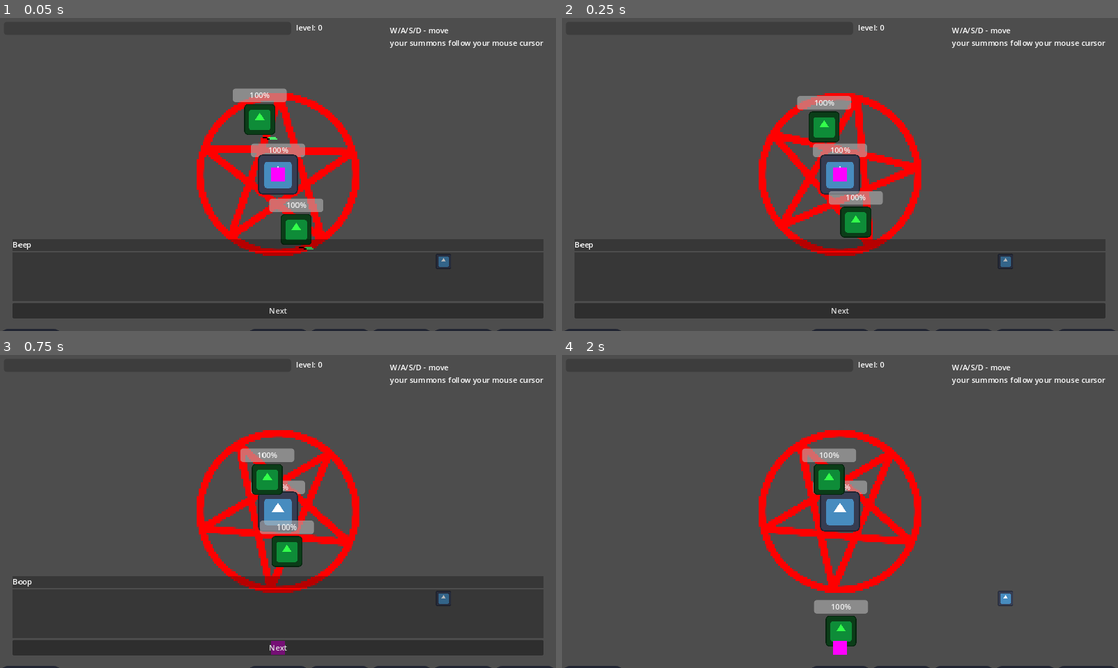
Above: before the commit, frames 1-4 (two rows, left to right).
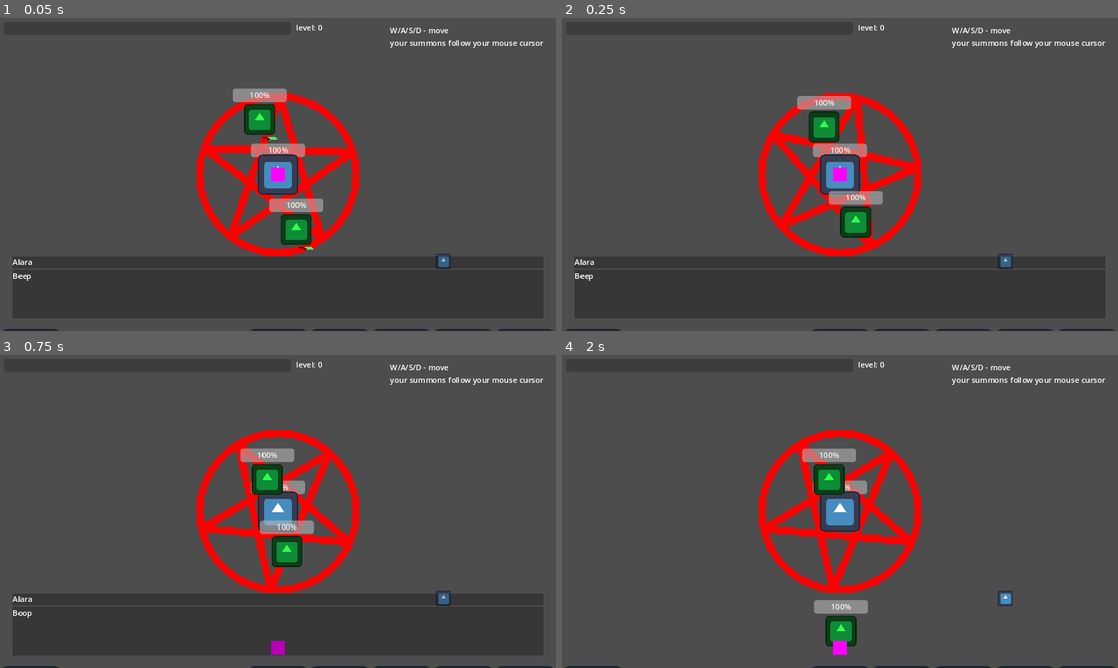
Above: after the commit, the same moments.

Repository: geekazodium/project-skeleton
Game: Godot game, scene res://scenes/game_scene.tscn
Same seed, same stepped clock (60 frames per second), same inputs: the game is played once before the commit and once after it. The engine's default icon, where the game draws it, is replaced by a stand-in: a white triangle on a blue panel in a dark square.
Inputs (mouse positions are in pixels of both pictures, inside the frame that each line leads up to):
- Up to frame 1 (0.05 s): no input
- Up to frame 2 (0.25 s): no input
- Up to frame 3 (0.75 s): click (278, 649) at 0.5 s, where only the run before the commit has a clickable "Next"
- Up to frame 4 (2 s): click (840, 649) at 1.25 s, where only the run before the commit has a clickable "Next"

The runs differ from the first frame. In frame 1, 0.5% of the frame differs, in the area x 2-59%, y 70-95%; in frame 2, 0.5%; in frame 3, 0.7%, in the area x 2-59%, y 70-96%; in frame 4, nothing differs.
Error in both runs: Stack overflow. Check for infinite recursion in your script. (res://scripts/saves/save_state.gd:16)

Commit message:
ci: fixed UI layer

Diff:
--- a/scenes/ui/ui_layer.tscn
+++ b/scenes/ui/ui_layer.tscn
@@ -123,11 +123,10 @@
 alignment = 2
 script = ExtResource("8_jchey")
 title_box = NodePath("TitleLabel")
-text_box = NodePath("TitleLabel")
+text_box = NodePath("TextLabel")
 
 [node name="TitleLabel" type="Label" parent="DialogMenu"]
 layout_mode = 2
-text = "Alara"
 
 [node name="ColorRect2" type="ColorRect" parent="DialogMenu/TitleLabel"]
 z_index = -1
@@ -154,9 +153,16 @@
 grow_vertical = 2
 color = Color(0, 0, 0, 0.282353)
 
-[node name="Button" type="Button" parent="DialogMenu"]
-layout_mode = 2
+[node name="Button" type="Button" parent="DialogMenu/TextLabel"]
+modulate = Color(1, 1, 1, 0)
+layout_mode = 1
+anchors_preset = 15
+anchor_right = 1.0
+anchor_bottom = 1.0
+offset_top = -26.0
+grow_horizontal = 2
+grow_vertical = 2
 text = "Next"
 
 [connection signal="pressed" from="DeathMenu/Button" to="DeathMenu" method="_on_respawn_button_pressed"]
-[connection signal="pressed" from="DialogMenu/Button" to="DialogMenu" method="next_pressed"]
+[connection signal="pressed" from="DialogMenu/TextLabel/Button" to="DialogMenu" method="next_pressed"]
